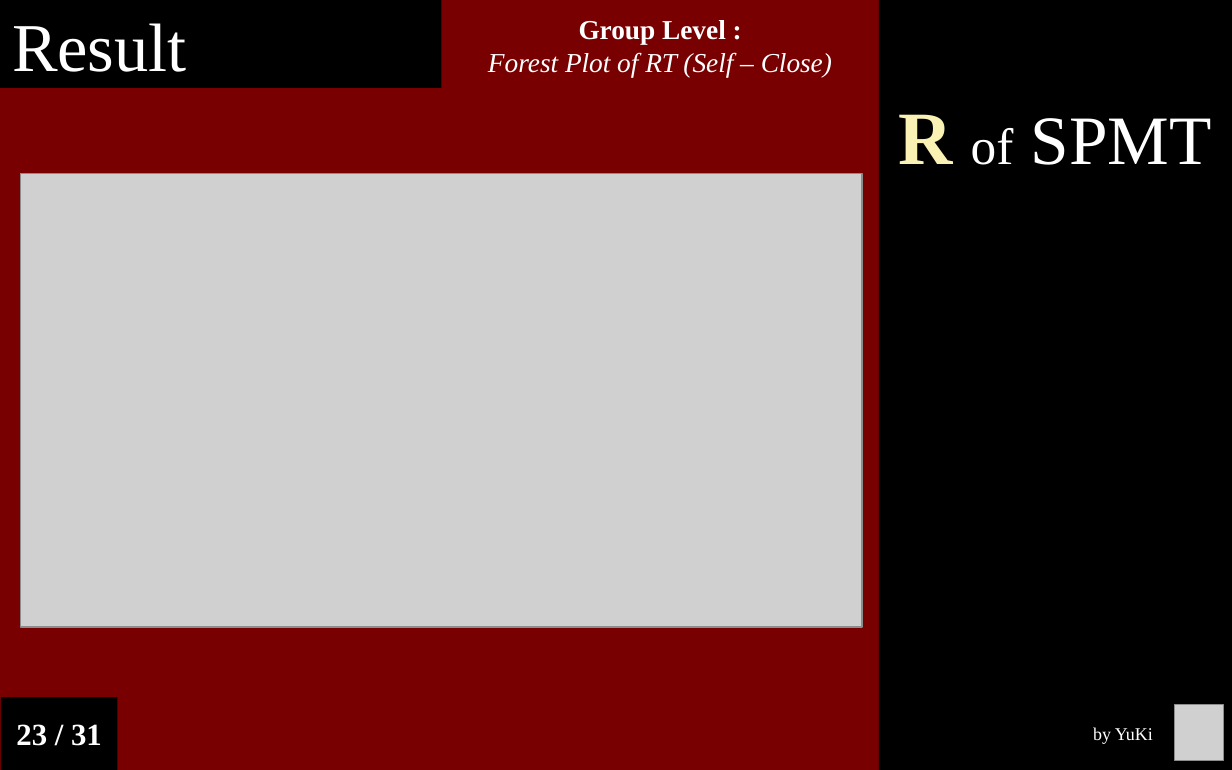
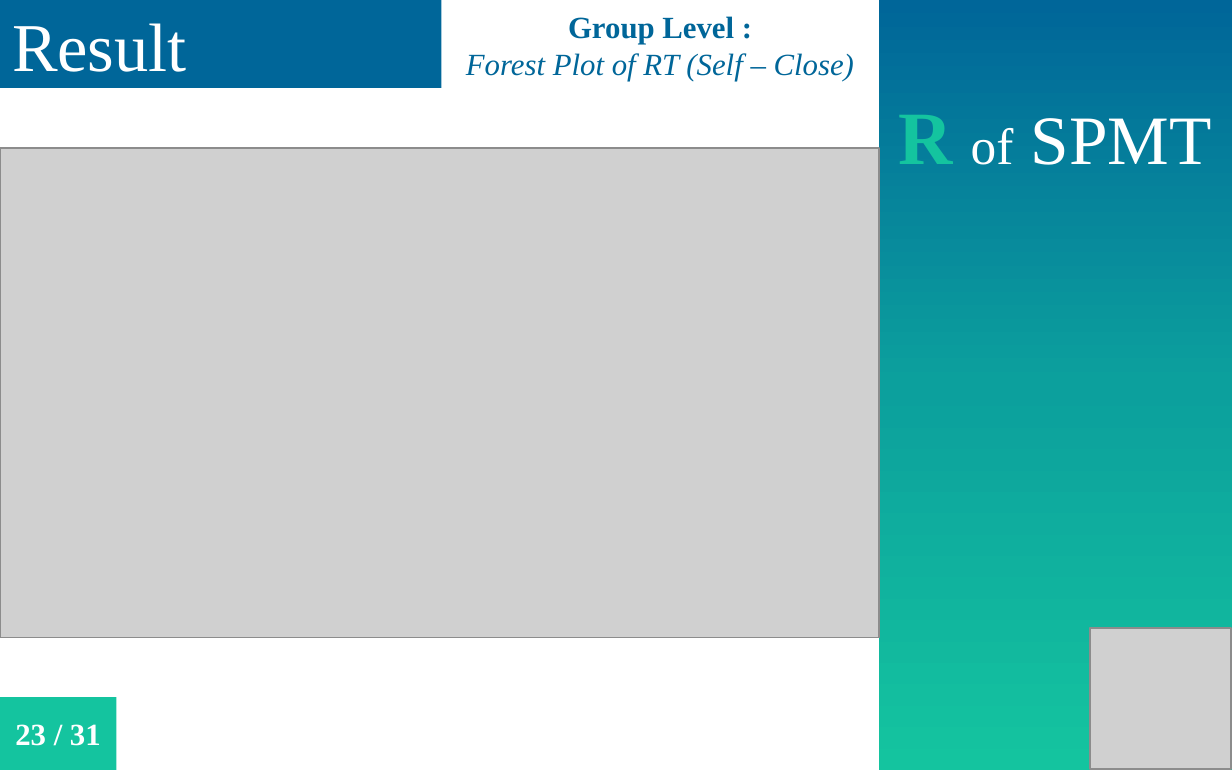
Before and after one commit to Chuan-Peng-Lab/ReliabilitySPE, a slide deck: slide 20 of 6_Reports/6_3_Phase_3/25th_NCP.pptx. Drawn at 1232x770 pixels with LibreOffice and Linux fonts; fonts in the diff are those of the drawing; grey boxes stand for pictures. Boxes give left, top, right and bottom in pixels: in the first picture for what was removed or moved away, otherwise in the second. Text is boxed around its words. In the diff, an @@ line names an element or a change of style, - is before the commit and + after.

```diff
--- a/6_Reports/6_3_Phase_3/25th_NCP.pptx
+++ b/6_Reports/6_3_Phase_3/25th_NCP.pptx
@@ background #780000 to #FFFFFF @@
@@ rectangle "Result" at [0,0,441,87]: fill #000000 to #006699 @@
@@ text "Group Level :": place and size @@
-text "Group Level :" at [488,20,832,77]
+text "Group Level :" at [466,16,854,81]
@@ text "Group Level :" at [466,16,854,81]: size 16 to 18 pt, text colour #FFFFFF to #006699 @@
@@ rectangle "R of SPMT" at [878,0,1232,770]: text colour #FAF1B4 to #14C49F, letter outline #FAF1B4 0.75 pt to #FFFFFF 0.75 pt in "R"; fill #000000 to gradient #006699 to #0CA09D to #14C49F @@
@@ picture: place and size @@
-picture at [21,174,862,627]
+picture at [0,148,878,637]
@@ picture added at [1090,628,1231,769] @@
@@ rectangle "23 / 31" at [0,697,116,770]: fill #000000 to #14C49F @@
@@ picture removed at [1174,705,1223,760] @@
@@ text removed at [1093,727,1153,744] @@
-by YuKi
```
Also in this commit, not shown: 29 other slides changed, 2 other files.
